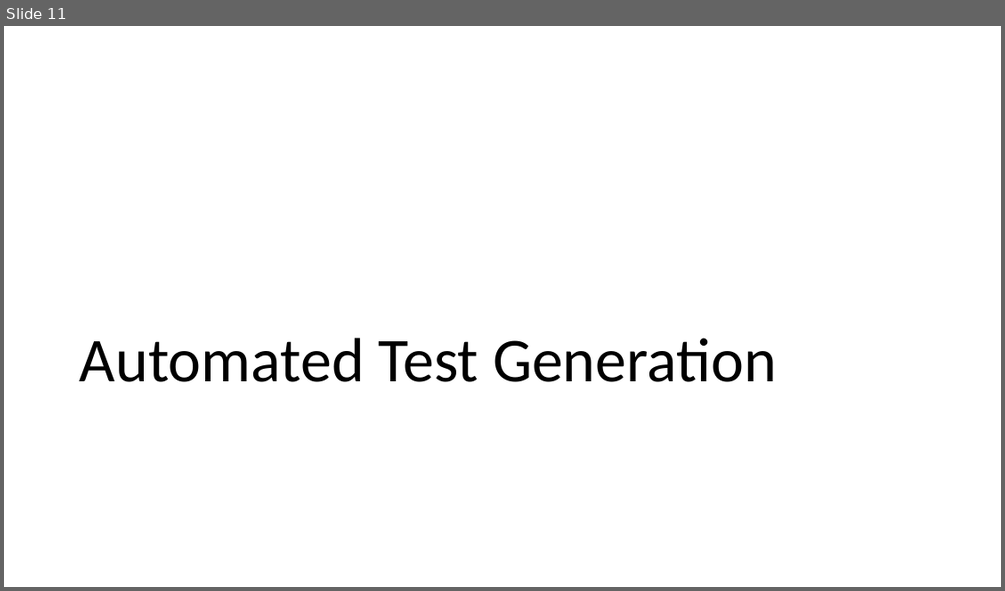
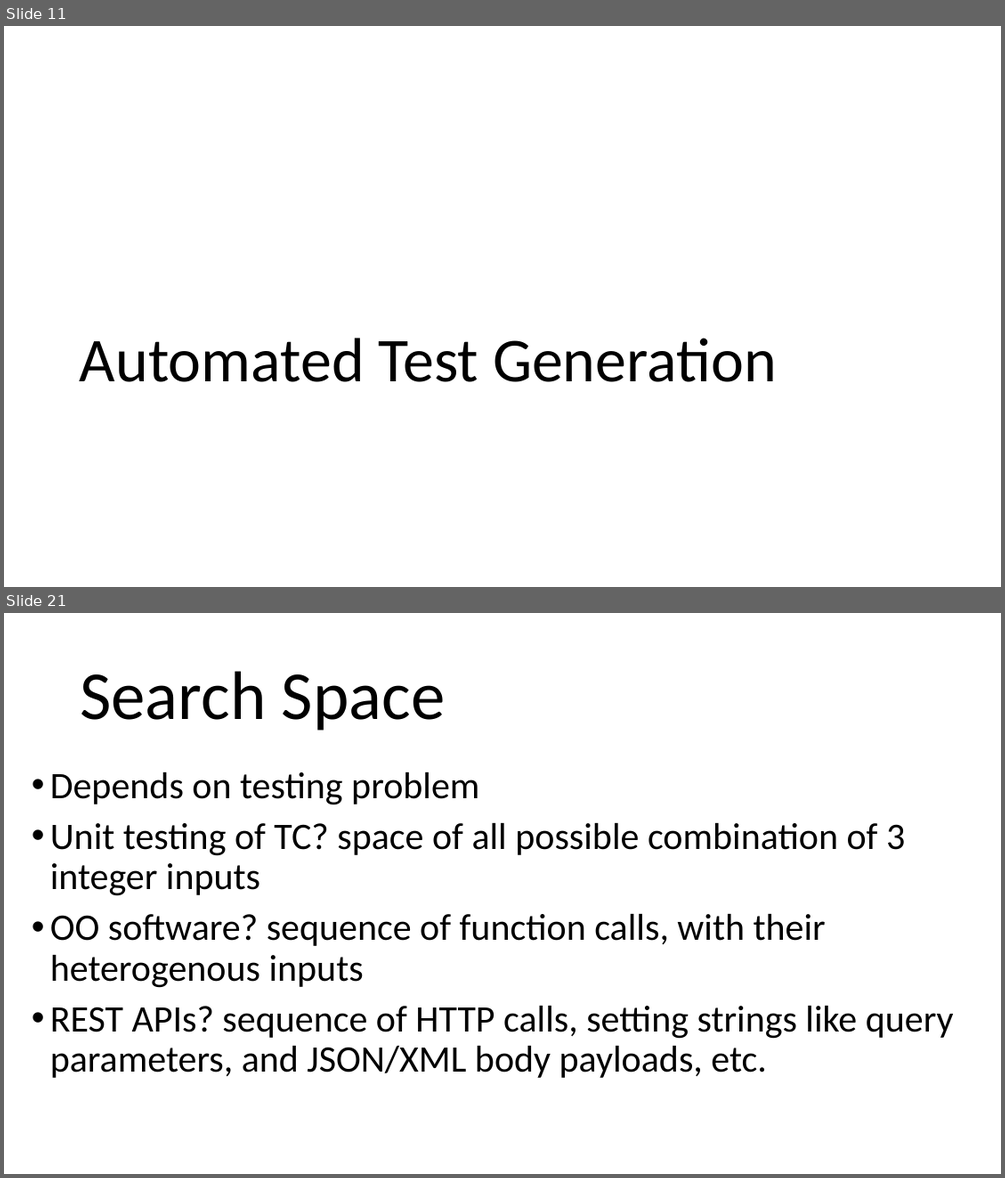
Before and after one commit to arcuri82/testing_security_development_enterprise_systems, a slide deck: doc/advanced/slides/lesson_06.pptx. Shown one above the other, each under a label of ours: slide 11 before the commit, slides 11 and 21 after it; the slides between them are not shown. The pictures are 1005x591 and 1005x1178 pixels, drawn with LibreOffice and Linux fonts; fonts in the diff are those of the drawing. Boxes give left, top, right and bottom in pixels: in the first picture for what was removed or moved away, otherwise in the second. Text is boxed around its words. In the diff, an @@ line names an element or a change of style, - is before the commit and + after.

```diff
--- a/doc/advanced/slides/lesson_06.pptx
+++ b/doc/advanced/slides/lesson_06.pptx
@@ slide 21 added at box(4, 613, 1001, 1174), background #FFFFFF @@
@@ title added at box(80, 671, 445, 730), 66 pt, text #000000 @@
+Search Space
@@ text added at box(50, 772, 954, 1078), 36 pt, text #000000 @@
+• Depends on testing problem
+• Unit testing of TC? space of all possible combination of 3 integer inputs
+• OO software? sequence of function calls, with their heterogenous inputs
+• REST APIs? sequence of HTTP calls, setting strings like query parameters, and JSON/XML body payloads, etc.
```
Also in this commit, not shown: 1 slide changed, 23 other slides added, 1 slide removed, 7 other files.
